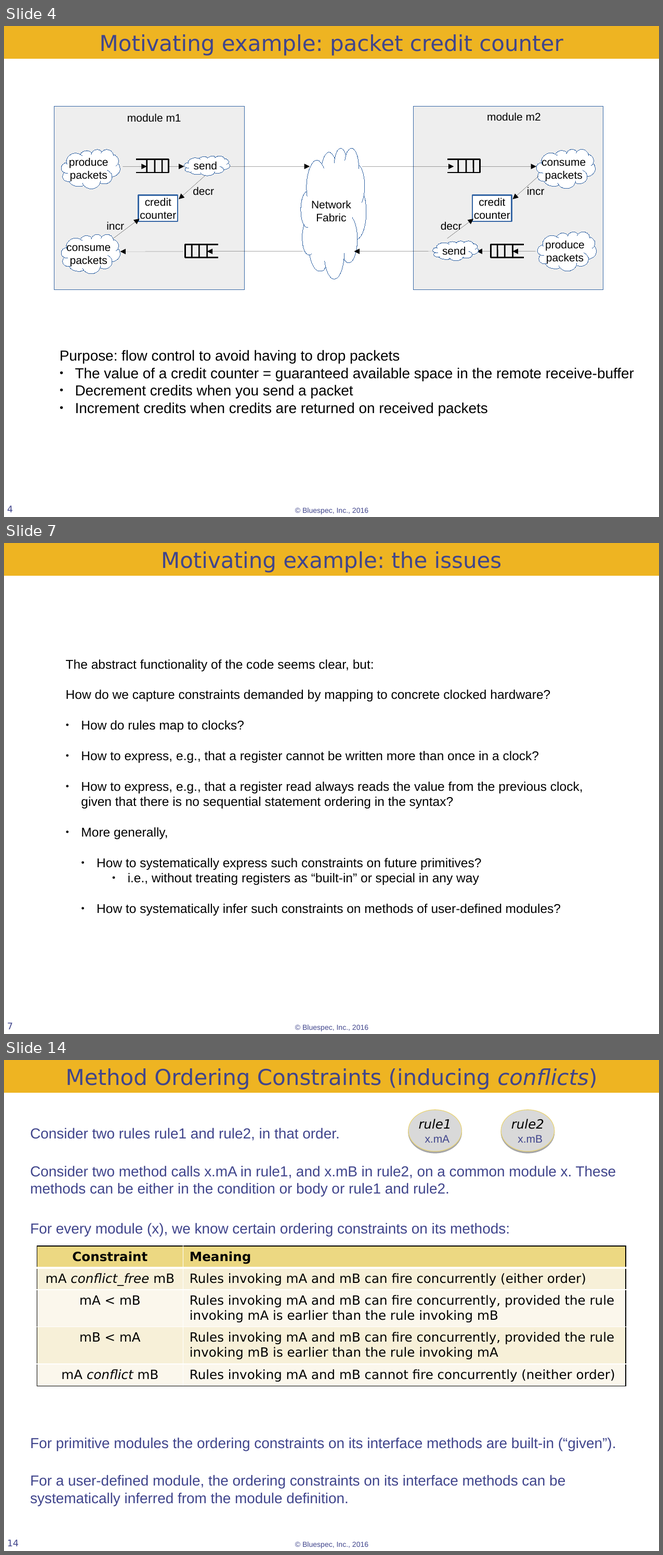
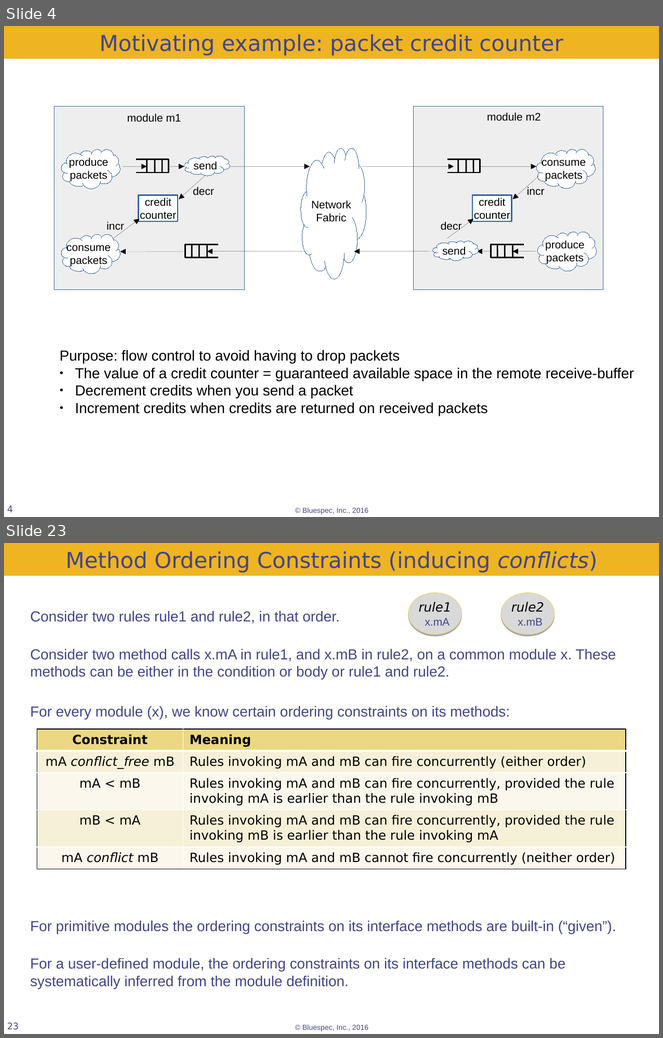
Before and after one commit to rsnikhil/Bluespec_BSV_Formal_Semantics, a slide deck: BSV_Semantics.odp. Shown one above the other, each under a label of ours: slides 4, 7 and 14 before the commit, slides 4 and 23 after it; the slides between them are not shown. The pictures are 663x1555 and 663x1038 pixels, drawn with LibreOffice and Linux fonts; fonts in the diff are those of the drawing; background and template pictures are left out. Boxes give left, top, right and bottom in pixels: in the first picture for what was removed or moved away, otherwise in the second. Text is boxed around its words. In the diff, an @@ line names an element or a change of style, - is before the commit and + after.

```diff
--- a/BSV_Semantics.odp
+++ b/BSV_Semantics.odp
@@ slide 7 removed at (4,543,659,1034), background #FFFFFF; not listed: 1 template element that a slide beside it also shows @@
@@ rectangle removed at (4,543,659,576) @@
-Motivating example: the issues
@@ text removed at (66,659,583,916) @@
-The abstract functionality of the code seems clear, but:
-How do we capture constraints demanded by mapping to concrete clocked hardware?
-● How do rules map to clocks?
-● How to express, e.g., that a register cannot be written more than once in a clock?
-● How to express, e.g., that a register read always reads the value from the previous clock, given that there is no sequential statement ordering in the syntax?
-● More generally,
-  ● How to systematically express such constraints on future primitives?
-      ● i.e., without treating registers as “built-in” or special in any way
-  ● How to systematically infer such constraints on methods of user-defined modules?
@@ page number removed at (7,1023,13,1030) @@
-7
@@ what was slide 14 is now slide 23 @@
@@ page number at (7,1023,19,1030): text changed @@
-14
+23
```
Also in this commit, not shown: 7 slides changed, 8 slides added, 4 other slides removed.
